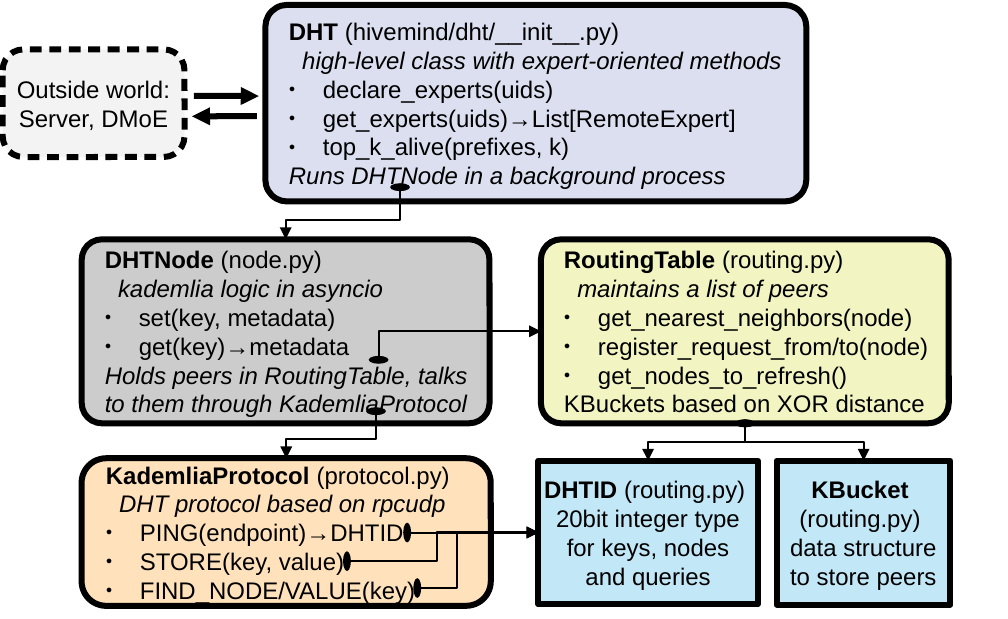
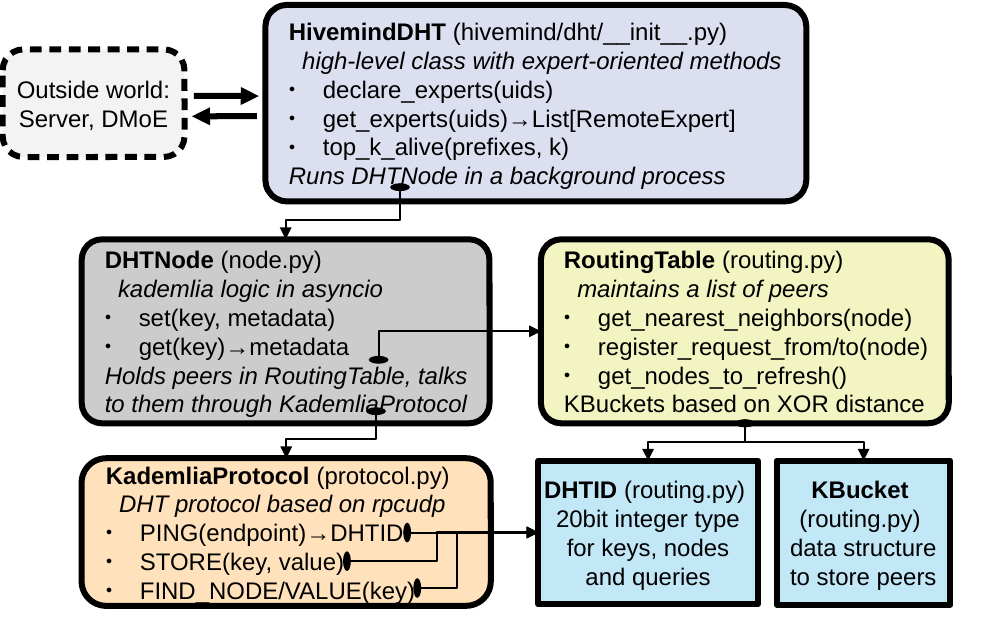
Before and after one commit to learning-at-home/hivemind, a slide deck: slide 1 of docs/_static/dht.odp. Drawn at 1008x619 pixels with LibreOffice and Linux fonts; fonts in the diff are those of the drawing. Boxes give left, top, right and bottom in pixels: in the first picture for what was removed or moved away, otherwise in the second. Text is boxed around its words. In the diff, an @@ line names an element or a change of style, - is before the commit and + after.

```diff
--- a/docs/_static/dht.odp
+++ b/docs/_static/dht.odp
@@ text in rounded rectangle at [289,22,727,45]: text changed @@
-DHT (hivemind/dht/__init__.py)
+HivemindDHT (hivemind/dht/__init__.py)
```
Also in this commit, not shown: 2 other files.
